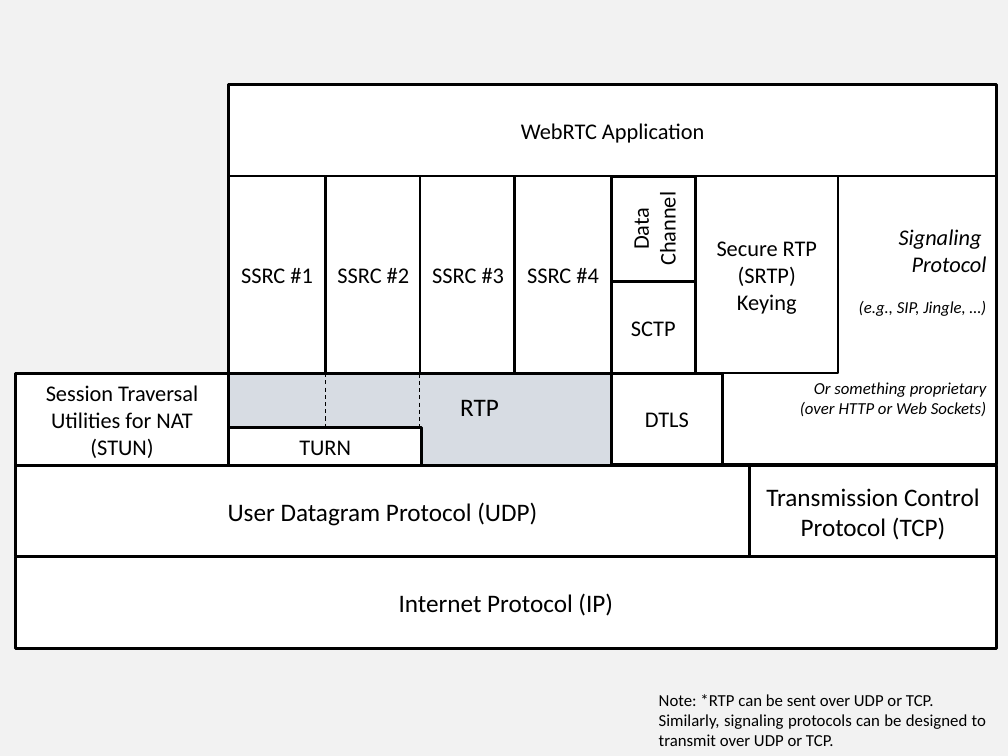
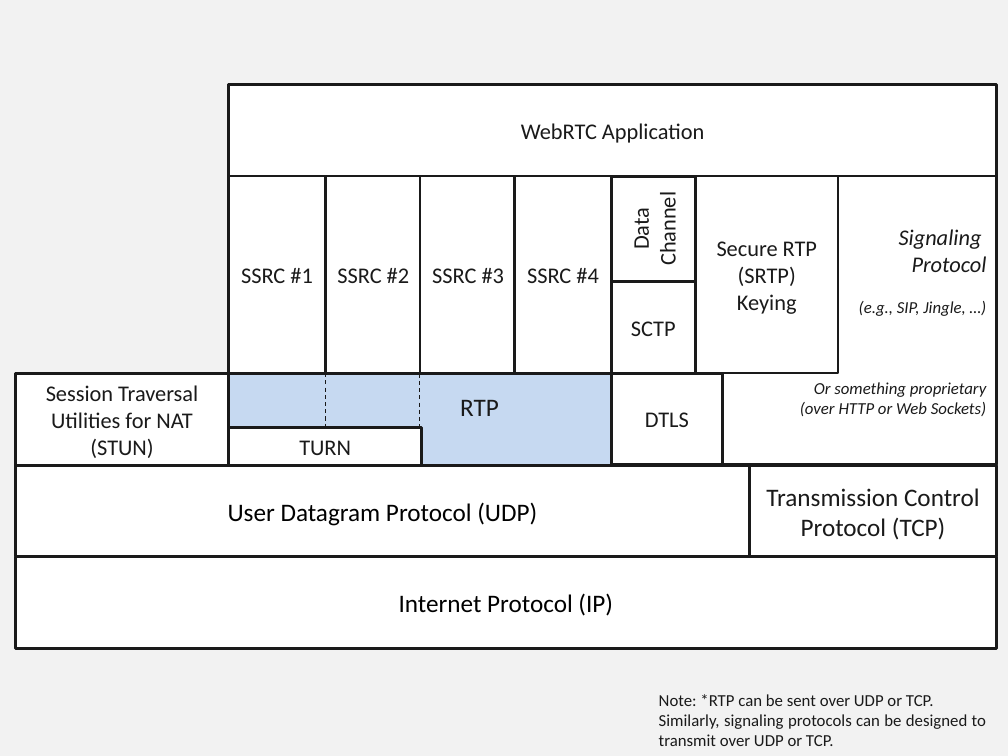
Before and after one commit to vr000m/PhD-thesis, a slide deck: slide 11 of graphs/source/chap5-src.pptx. Drawn at 1008x756 pixels with LibreOffice and Linux fonts; fonts in the diff are those of the drawing. Boxes give left, top, right and bottom in pixels: in the first picture for what was removed or moved away, otherwise in the second. Text is boxed around its words. In the diff, an @@ line names an element or a change of style, - is before the commit and + after.

```diff
--- a/graphs/source/chap5-src.pptx
+++ b/graphs/source/chap5-src.pptx
@@ text colour #000000 to #1A1A1A; outline #000000 2 pt to #1A1A1A 2 pt in 13 elements at [15,374,229,466], [326,176,422,373], [229,176,326,373], [229,427,421,466], [420,176,517,373], [515,176,612,373], [750,466,997,557], [723,176,997,465], [611,373,723,465], [696,176,839,373], [611,281,696,373], [611,176,696,282], [229,85,997,176] @@
@@ rectangle "RTP" at [229,374,611,466]: text colour #000000 to #1A1A1A; fill #D7DCE3 to #C6D9F1; outline #000000 2 pt to #1A1A1A 2 pt @@
@@ line (229, 373) - (229, 447): stroke #000000 0.75 pt dashed to #191919 0.75 pt dashed @@
@@ line (326, 373) - (326, 427): stroke #000000 0.75 pt dashed to #191919 0.75 pt dashed @@
@@ line (420, 374) - (420, 428): stroke #000000 0.75 pt dashed to #191919 0.75 pt dashed @@
@@ rectangle "User Datagram Protocol (UDP)" at [15,466,749,557]: outline #000000 2 pt to #1A1A1A 2 pt @@
@@ rectangle "Internet Protocol (IP)" at [15,557,996,649]: outline #000000 2 pt to #1A1A1A 2 pt @@
@@ text "Note: *RTP can be sent ..." at [659,694,986,746]: text colour #000000 to #1A1A1A @@
```
Also in this commit, not shown: 14 other slides changed, 1 other file.
